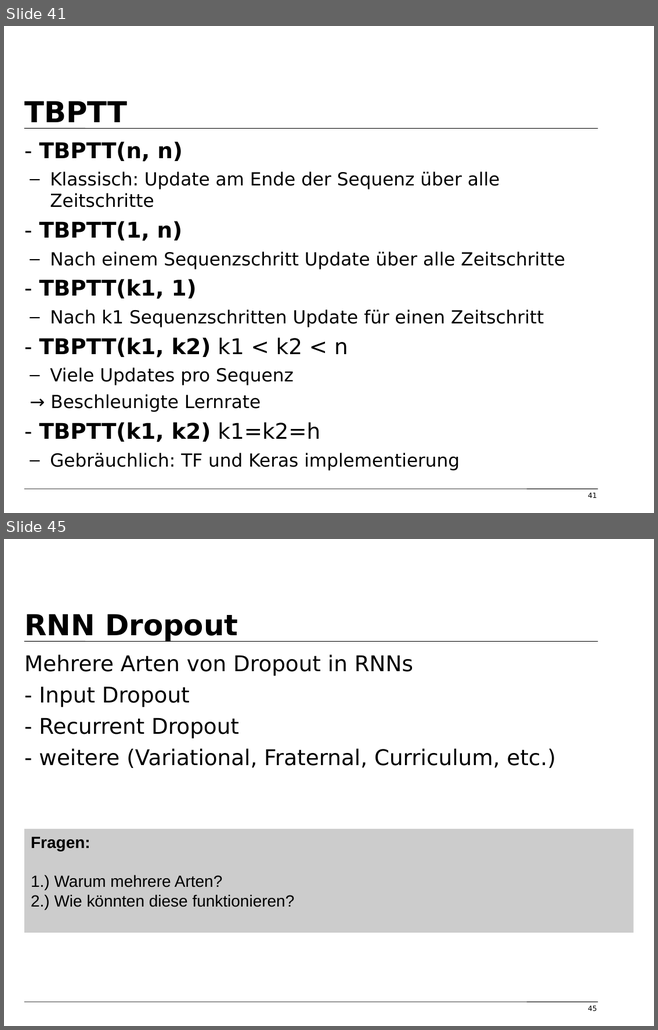
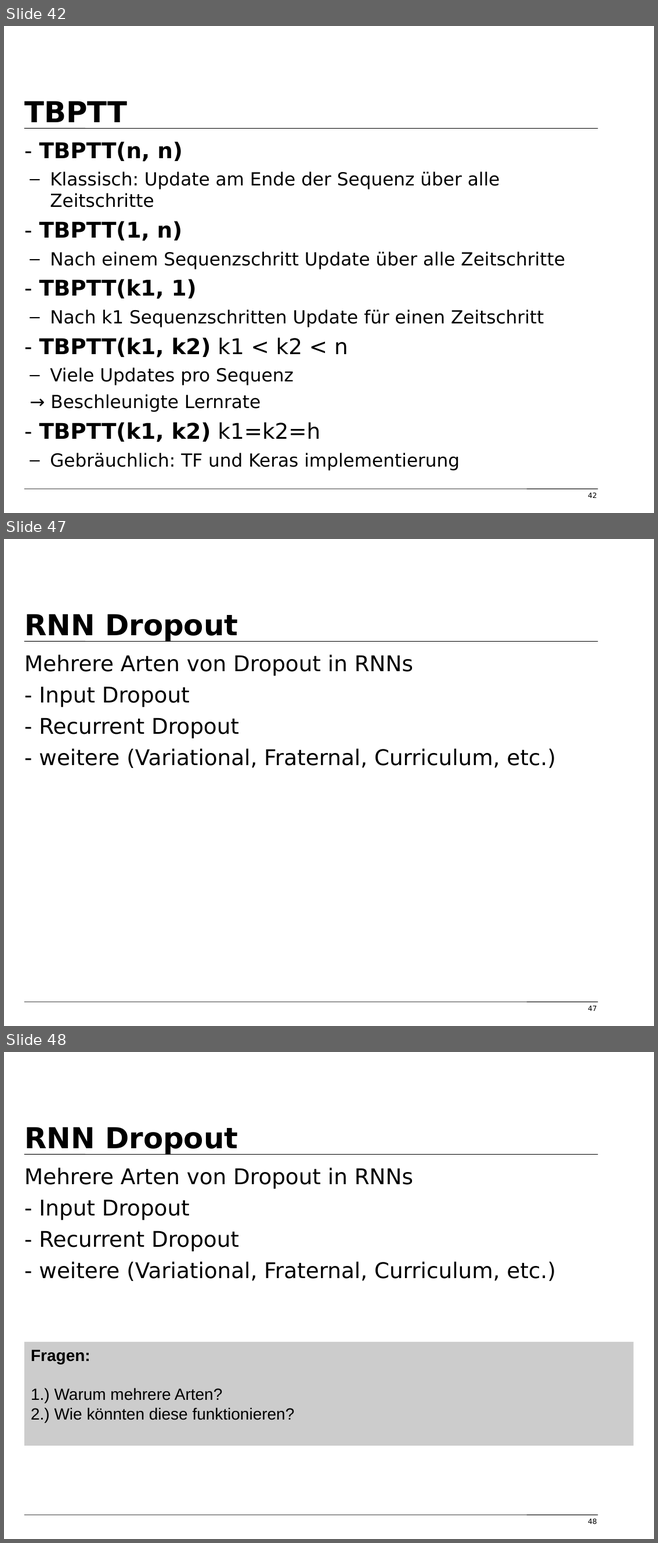
Before and after one commit to tfassbender/deep_learning_team_rnn, a slide deck: vorlesung/vorlesung_rnn_tobias_marvin.odp. Shown one above the other, each under a label of ours: slides 41 and 45 before the commit, slides 42, 47 and 48 after it; the slides between them are not shown. The pictures are 658x1030 and 658x1543 pixels, drawn with LibreOffice and Linux fonts; fonts in the diff are those of the drawing; background and template pictures are left out. Boxes give left, top, right and bottom in pixels: in the first picture for what was removed or moved away, otherwise in the second. Text is boxed around its words. In the diff, an @@ line names an element or a change of style, - is before the commit and + after.

```diff
--- a/vorlesung/vorlesung_rnn_tobias_marvin.odp
+++ b/vorlesung/vorlesung_rnn_tobias_marvin.odp
@@ slide 47 added at box(4, 539, 654, 1026), background #FFFFFF; not listed: 2 template elements that a slide beside it also shows @@
@@ title added at box(24, 614, 238, 642), 32 pt, text #000000, bold @@
+RNN Dropout
@@ text added at box(24, 654, 556, 768), 24 pt, text #000000 @@
+Mehrere Arten von Dropout in RNNs
+- Input Dropout
+- Recurrent Dropout
+- weitere (Variational, Fraternal, Curriculum, etc.)
@@ page number added at box(587, 1006, 597, 1011), 8 pt, text #000000 @@
+47
@@ what was slide 41 is now slide 42 @@
@@ page number at box(587, 492, 597, 498): text changed @@
-41
+42
@@ what was slide 45 is now slide 48 @@
@@ page number at box(587, 1518, 597, 1524): text changed @@
-45
+48
```
Also in this commit, not shown: 7 slides changed, 5 other slides added, 1 slide removed, 3 other files.
